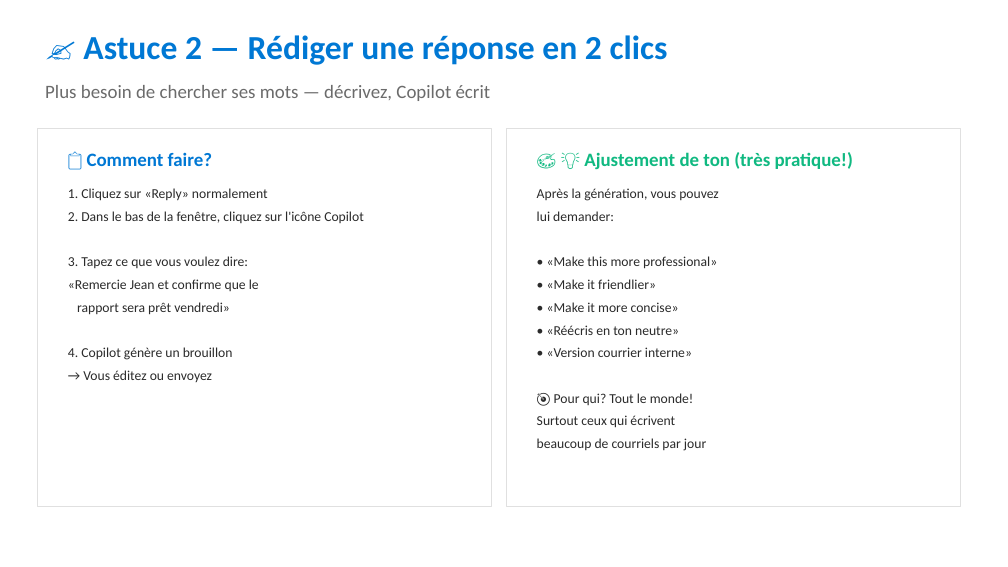
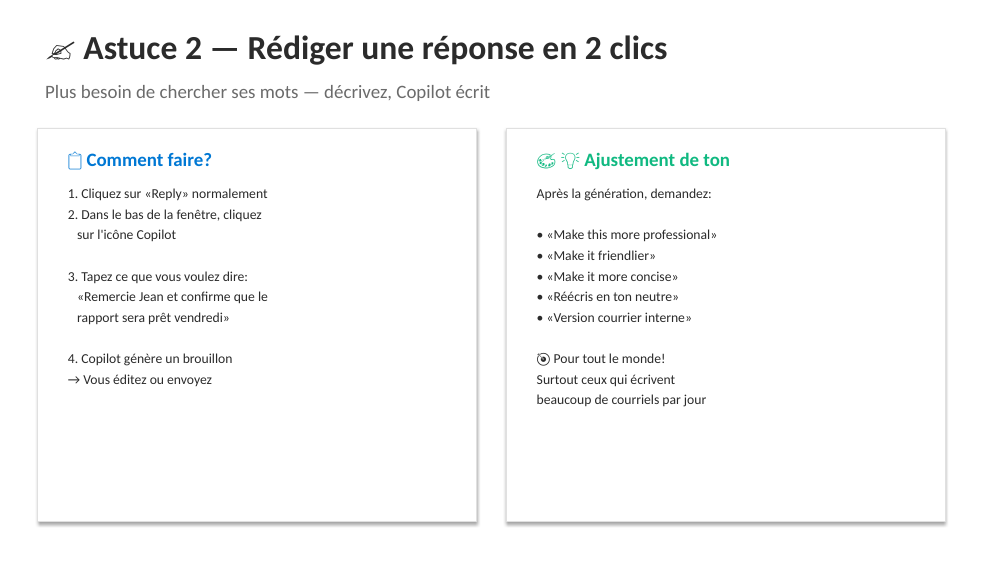
Before and after one commit to martinfou/la-minute-copilot, a slide deck: slide 3 of presentations/La_Minute_Copilot_Outlook.pptx. Drawn at 1008x567 pixels with LibreOffice and Linux fonts; fonts in the diff are those of the drawing. Boxes give left, top, right and bottom in pixels: in the first picture for what was removed or moved away, otherwise in the second. Text is boxed around its words. In the diff, an @@ line names an element or a change of style, - is before the commit and + after.

```diff
--- a/presentations/La_Minute_Copilot_Outlook.pptx
+++ b/presentations/La_Minute_Copilot_Outlook.pptx
@@ text "✍️ Astuce 2 — Rédiger ..." at (83,35,668,65): text colour #0078D4 to #2B2B2B @@
@@ rectangle: place and size @@
-rectangle at (38,129,492,507)
+rectangle at (38,129,476,522)
@@ rectangle at (38,129,476,522): shadow on @@
@@ rectangle at (507,129,945,522): shadow on @@
@@ rectangle: place and size @@
-rectangle at (507,129,960,507)
+rectangle at (507,129,945,522)
@@ text at (584,152,730,170): text changed @@
-🎨 💡 Ajustement de ton (très pratique!)
+🎨 💡 Ajustement de ton
@@ text at (68,209,261,241): text changed @@
-2. Dans le bas de la fenêtre, cliquez sur l'icône Copilot
+2. Dans le bas de la fenêtre, cliquez
+sur l'icône Copilot
@@ text at (68,188,268,386): less space between paragraphs @@
@@ text at (537,188,712,201): text changed @@
-Après la génération, vous pouvez
-lui demander:
+Après la génération, demandez:
@@ text at (537,229,717,407): less space between paragraphs @@
@@ text at (554,353,666,363): text changed @@
-🎯 Pour qui? Tout le monde!
+🎯 Pour tout le monde!
```
Also in this commit, not shown: 5 other slides changed, 4 other files.
